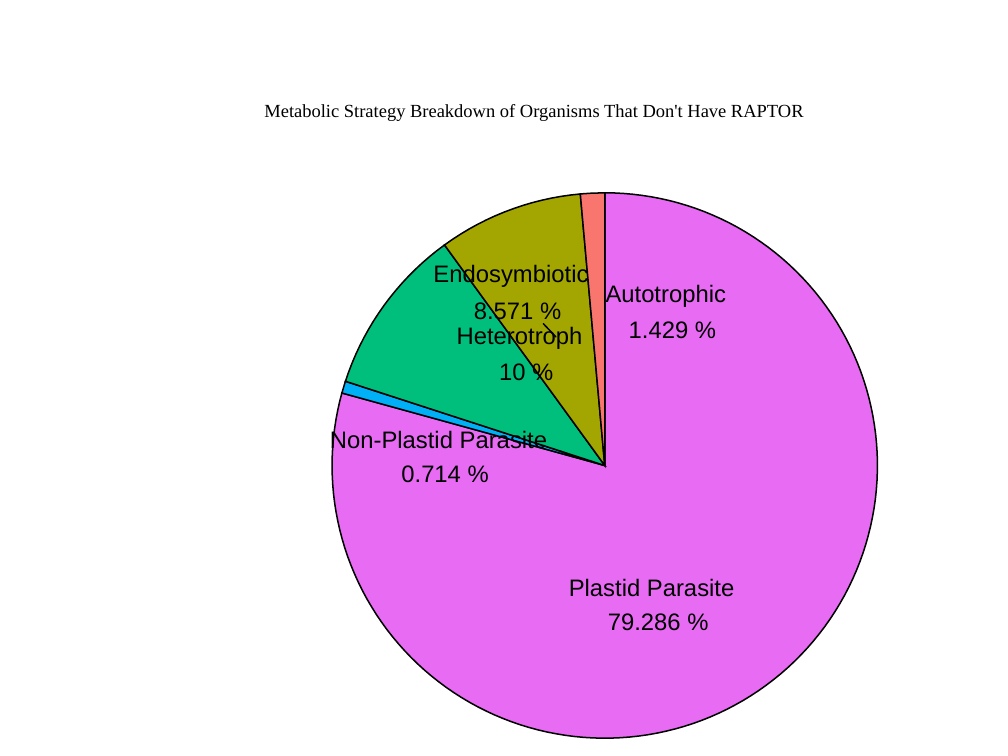
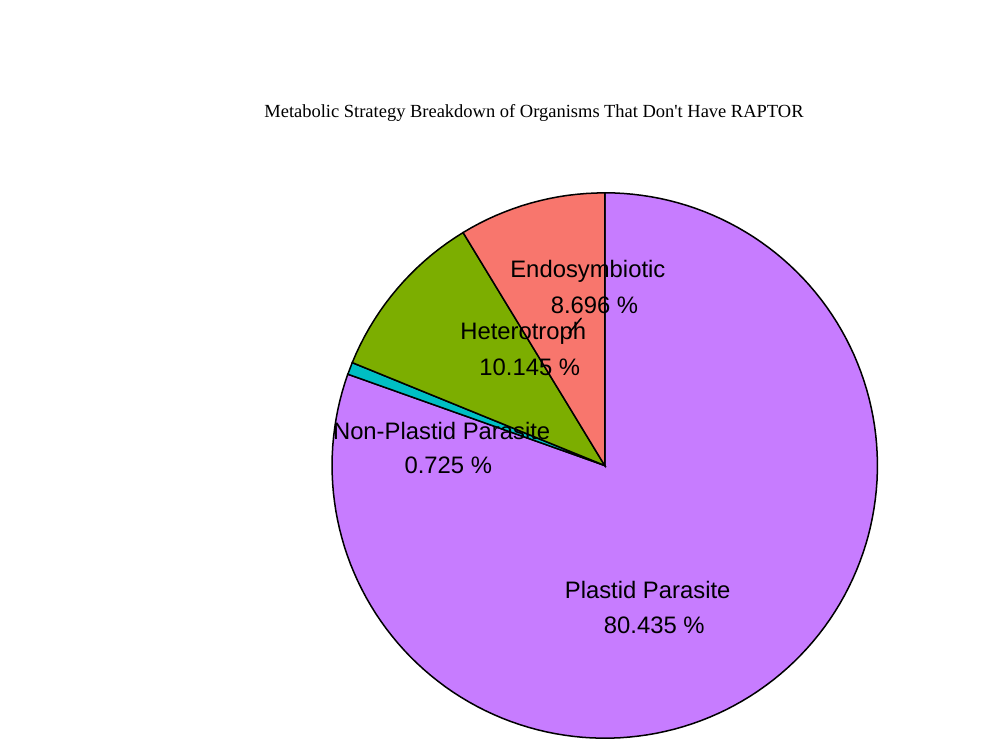
Before and after one commit to Dellaraam/TOR_phylogenetics, a slide deck: slide 1 of Images/Figures_PPT/PieWithOutRAPTOR.pptx. Drawn at 1008x756 pixels with LibreOffice and Linux fonts; fonts in the diff are those of the drawing. Boxes give left, top, right and bottom in pixels: in the first picture for what was removed or moved away, otherwise in the second. Text is boxed around its words. In the diff, an @@ line names an element or a change of style, - is before the commit and + after.

```diff
--- a/Images/Figures_PPT/PieWithOutRAPTOR.pptx
+++ b/Images/Figures_PPT/PieWithOutRAPTOR.pptx
@@ freeform shape at (332, 193, 877, 738): fill #E76BF3 to #C77CFF; outline redrawn @@
@@ freeform shape: place and size @@
-freeform shape at (581, 193, 605, 466)
+freeform shape at (463, 193, 605, 466)
@@ freeform shape: place and size @@
-freeform shape at (346, 245, 605, 466)
+freeform shape at (352, 233, 605, 466)
@@ freeform shape at (352, 233, 605, 466): fill #00BF7D to #7CAE00 @@
@@ text "Endosymbiotic": place and size @@
-text "Endosymbiotic" at (433, 263, 588, 288)
+text "Endosymbiotic" at (510, 258, 665, 283)
@@ text at (551, 294, 611, 319): text changed @@
-8.571 %
+8.696 %
@@ text "Heterotroph": place and size @@
-text "Heterotroph" at (457, 325, 583, 350)
+text "Heterotroph" at (460, 320, 586, 345)
@@ freeform shape: place and size @@
-freeform shape at (543, 324, 555, 337)
+freeform shape at (569, 319, 581, 334)
@@ group removed at (445, 194, 726, 631): 3 texts, 1 freeform shape @@
-79.286 %
-Autotrophic
-1.429 %
@@ text at (479, 356, 552, 380): text changed @@
-10 %
+10.145 %
@@ freeform shape: place and size @@
-freeform shape at (342, 381, 605, 466)
+freeform shape at (348, 363, 605, 466)
@@ freeform shape at (348, 363, 605, 466): fill #00B0F6 to #00BFC4 @@
@@ text "Non-Plastid Parasite": place and size @@
-text "Non-Plastid Parasite" at (330, 429, 547, 454)
+text "Non-Plastid Parasite" at (333, 420, 550, 445)
@@ text at (405, 456, 465, 474): text changed @@
-0.714 %
+0.725 %
@@ text "Plastid Parasite": place and size @@
-text "Plastid Parasite" at (569, 578, 734, 597)
+text "Plastid Parasite" at (565, 580, 730, 599)
@@ text added at (604, 616, 677, 634), 17.1 pt, text #000000 @@
+80.435 %
```
